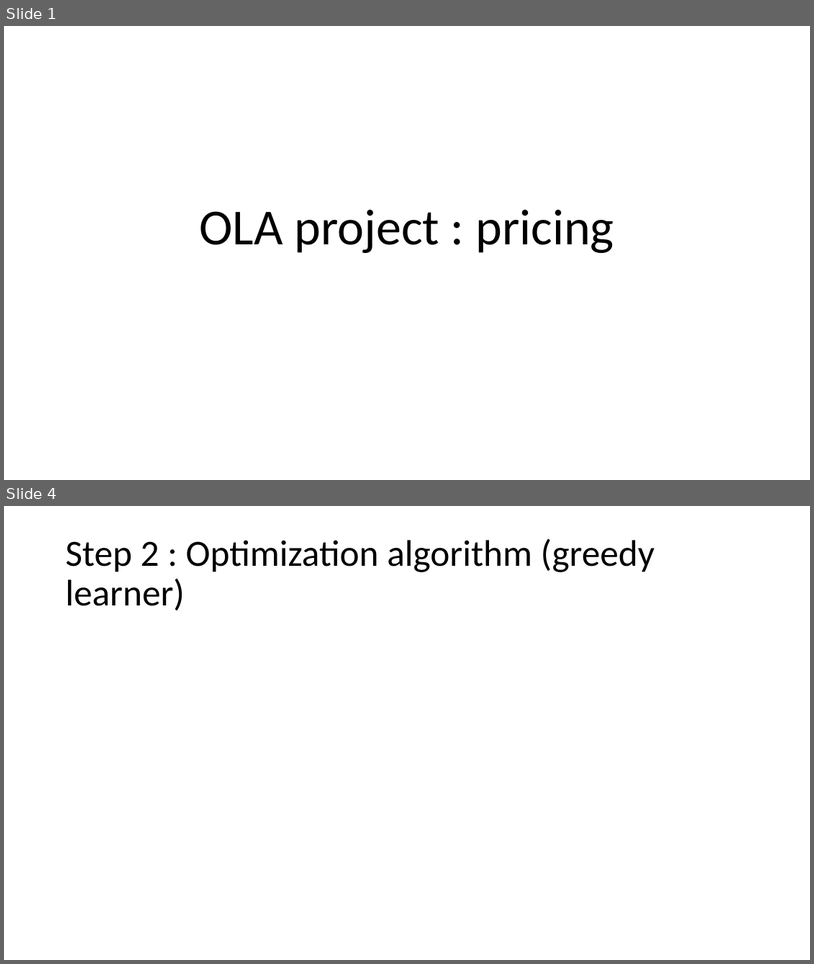
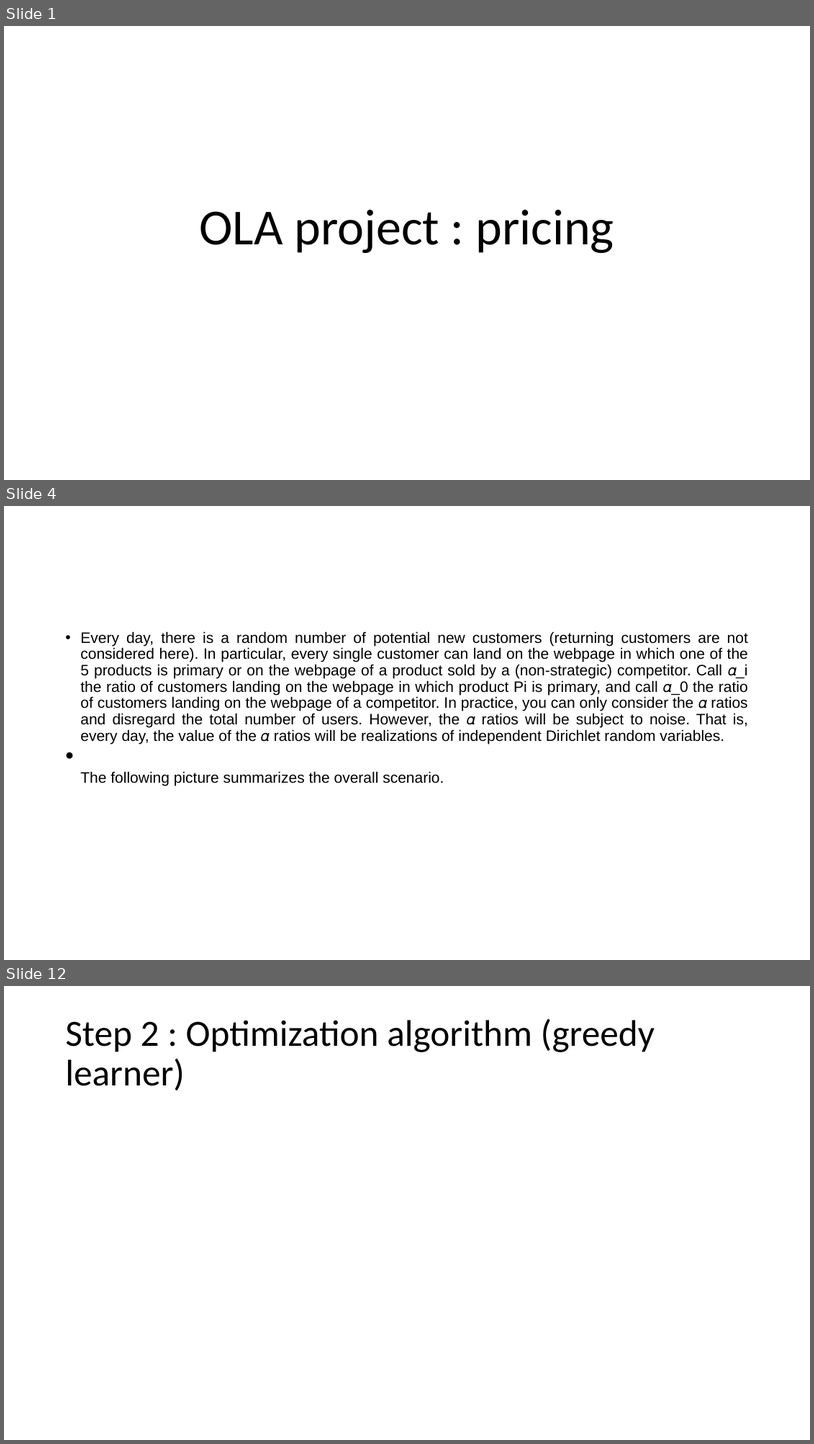
Before and after one commit to Anas-Bahtaoui/Online-Learning, a slide deck: project_slides.pptx. Shown one above the other, each under a label of ours: slides 1 and 4 before the commit, slides 1, 4 and 12 after it; the slides between them are not shown. The pictures are 814x964 and 814x1444 pixels, drawn with LibreOffice and Linux fonts; fonts in the diff are those of the drawing. Boxes give left, top, right and bottom in pixels: in the first picture for what was removed or moved away, otherwise in the second. Text is boxed around its words. In the diff, an @@ line names an element or a change of style, - is before the commit and + after.

```diff
--- a/project_slides.pptx
+++ b/project_slides.pptx
@@ slide 4 added at (x1=4, y1=506, x2=810, y2=960), background #FFFFFF @@
@@ text added at (x1=80, y1=631, x2=748, y2=785), 18 pt, text #000000 @@
+• Every day, there is a random number of potential new customers (returning customers are not considered here). In particular, every single customer can land on the webpage in which one of the 5 products is primary or on the webpage of a product sold by a (non-strategic) competitor. Call 𝛼_i the ratio of customers landing on the webpage in which product Pi is primary, and call 𝛼_0 the ratio of customers landing on the webpage of a competitor. In practice, you can only consider the 𝛼 ratios and disregard the total number of users. However, the 𝛼 ratios will be subject to noise. That is, every day, the value of the 𝛼 ratios will be realizations of independent Dirichlet random variables.
+• The following picture summarizes the overall scenario.
@@ what was slide 4 is now slide 12 @@
```
Also in this commit, not shown: 1 slide changed, 8 other slides added, 1 slide removed.
